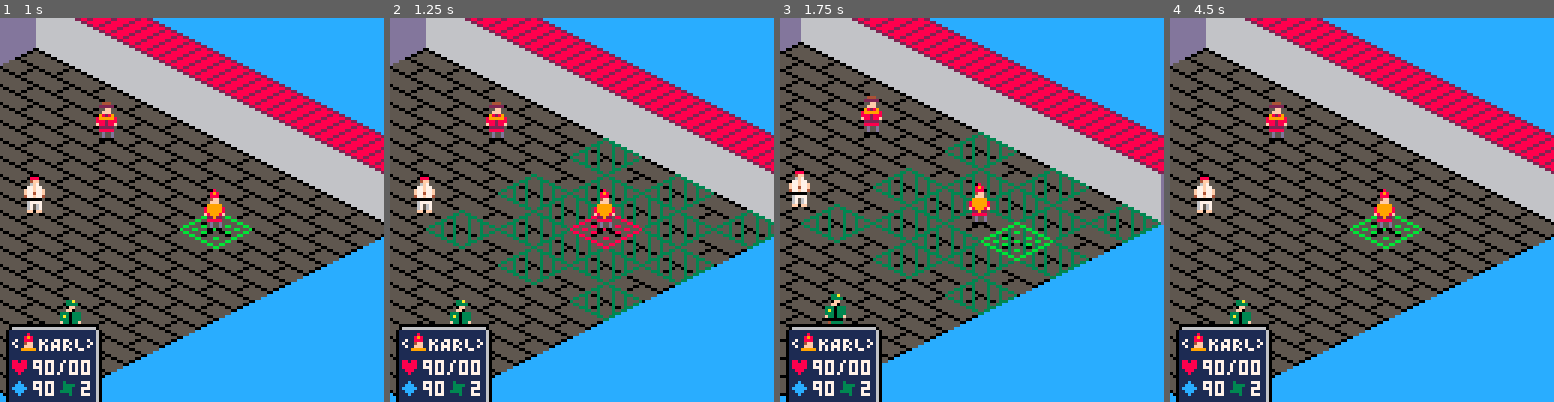
Above: before the commit, frames 1-4 (left to right).
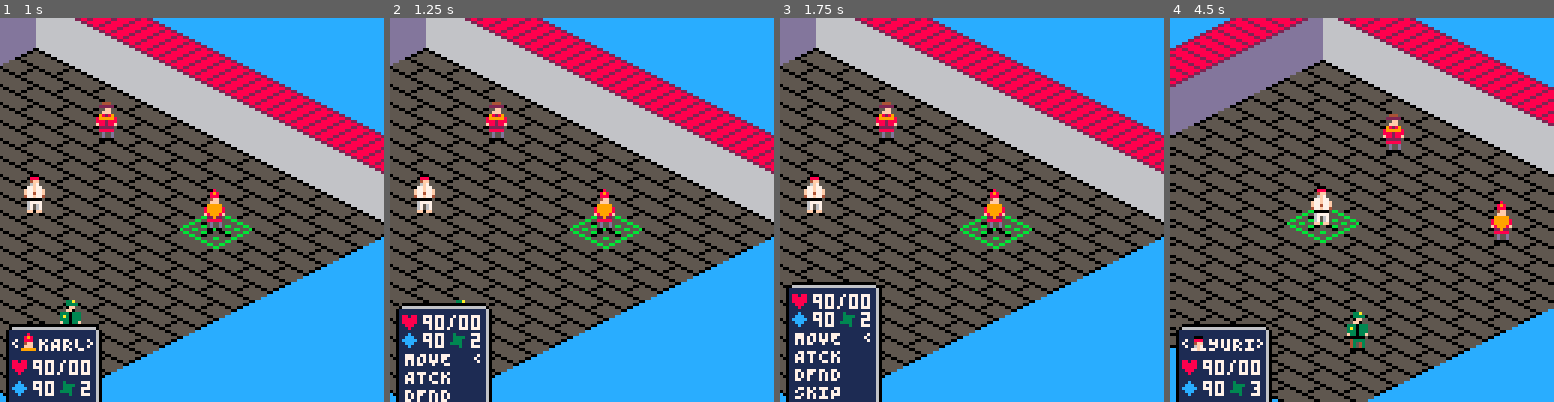
Above: after the commit, the same moments.

Repository: vargero/city_fights
Game: PICO-8 cartridge city_fights.p8
The game is run twice, just before and just after one commit, with the same random seed, the same clock (stepped at 60 frames per second) and the same inputs.
Inputs:
- Up to frame 1 (1 s): tap X (X key) at 0.33 s; tap O (Z key) at 0.7 s
- Up to frame 2 (1.25 s): tap X (X key) at 1.07 s
- Up to frame 3 (1.75 s): hold Right from 1.6 s (still down); tap O (Z key) at 1.7 s
- Up to frame 4 (4.5 s): tap X (X key) at 1.85, 2.97, 4.08 s; release Right at 2.1 s; tap O (Z key) every 0.4 s from 2.1 to 4.1 s; hold Up 2.15-2.42 s; hold Right 2.47-3.03 s; hold Left 3.08-3.58 s; hold Down 3.63-3.97 s; hold Right from 4.02 s (still down)

Frame 1 is identical in both runs. In frame 2, 9.6% of the frame differs, in the area x 1-100%, y 31-100%; in frame 3, 28%; in frame 4, 60%, in the area x 0-100%, y 0-100%.

Commit message:
Some more menu stuff and creating character turn. Need to activate options now, but it's looking good.

Diff:
--- a/city_fights.p8
+++ b/city_fights.p8
@@ -192,6 +192,26 @@
 	}
 end
 
+char_turn=function(team,char)
+	return {
+		update=function(s)
+			if(btnp(2))then
+				ui.current_state.current_option-=1
+			elseif(btnp(3))then
+				ui.current_state.current_option+=1
+			end
+			if(ui.current_state.current_option<0)ui.current_state.current_option=ui.current_state.options-1
+			if(ui.current_state.current_option>=ui.current_state.options)ui.current_state.current_option=0
+			if(btnp(🅾️))then
+				add(team,char)
+				current_scene:update_state(user_turn(team))
+			end
+		end,
+		draw=function(s)
+		end
+	}
+end
+
 enemy_turn=function(e)
 	local av=cp_array(e)
 	return {
@@ -245,7 +265,8 @@
 			if(btnp(❎))then
 				local sc=t[s.selected_index]
 				del(t,sc)
-				current_scene:update_state(choose_movement(sc,t))
+				local c=current_scene:state_callback(char_turn(t,sc))
+				current_scene:update_state(change_menu_state(ui.states.s_act,c))
 			end
 		end,
 		draw=function(s)
@@ -380,7 +401,7 @@
 					print("✽",o.x+17,o.y+19,3)
 					print(c.movement.radius,o.x+25,o.y+19,7)
 				end,
-				y_position=102
+				y_position=102,
 			},
 			s_act={
 				draw=function(b,c,o)
@@ -395,10 +416,17 @@
 					print(c.movement.radius,o.x+25,o.y+10,7)
 					prints("move",o.x+3,o.y+16,7)
 					prints("atck",o.x+3,o.y+22,7)
-					prints("dfnd",o.x+3,o.y+34,7)
-					prints("skip",o.x+3,o.y+28,7)
+					prints("dfnd",o.x+3,o.y+28,7)
+					prints("skip",o.x+3,o.y+34,7)
+
+					local cyo=b.current_option*6
+					pset(o.x+27,o.y+17+cyo,7)
+					pset(o.x+26,o.y+18+cyo,7)
+					pset(o.x+27,o.y+19+cyo,7)
 				end,
-				y_position=88
+				y_position=88,
+				options=4,
+				current_option=0
 			}
 		},
 		draw=function(s)
